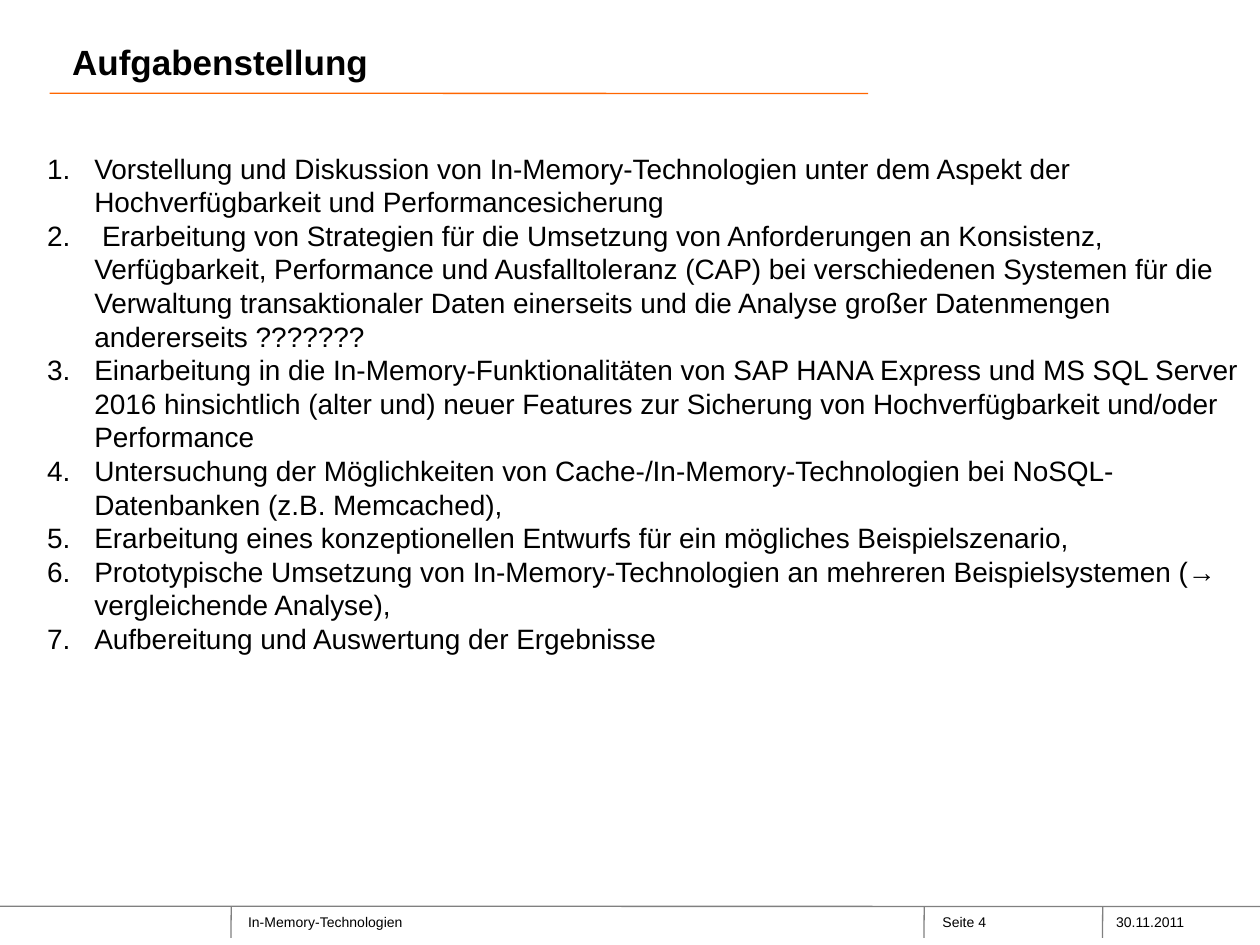
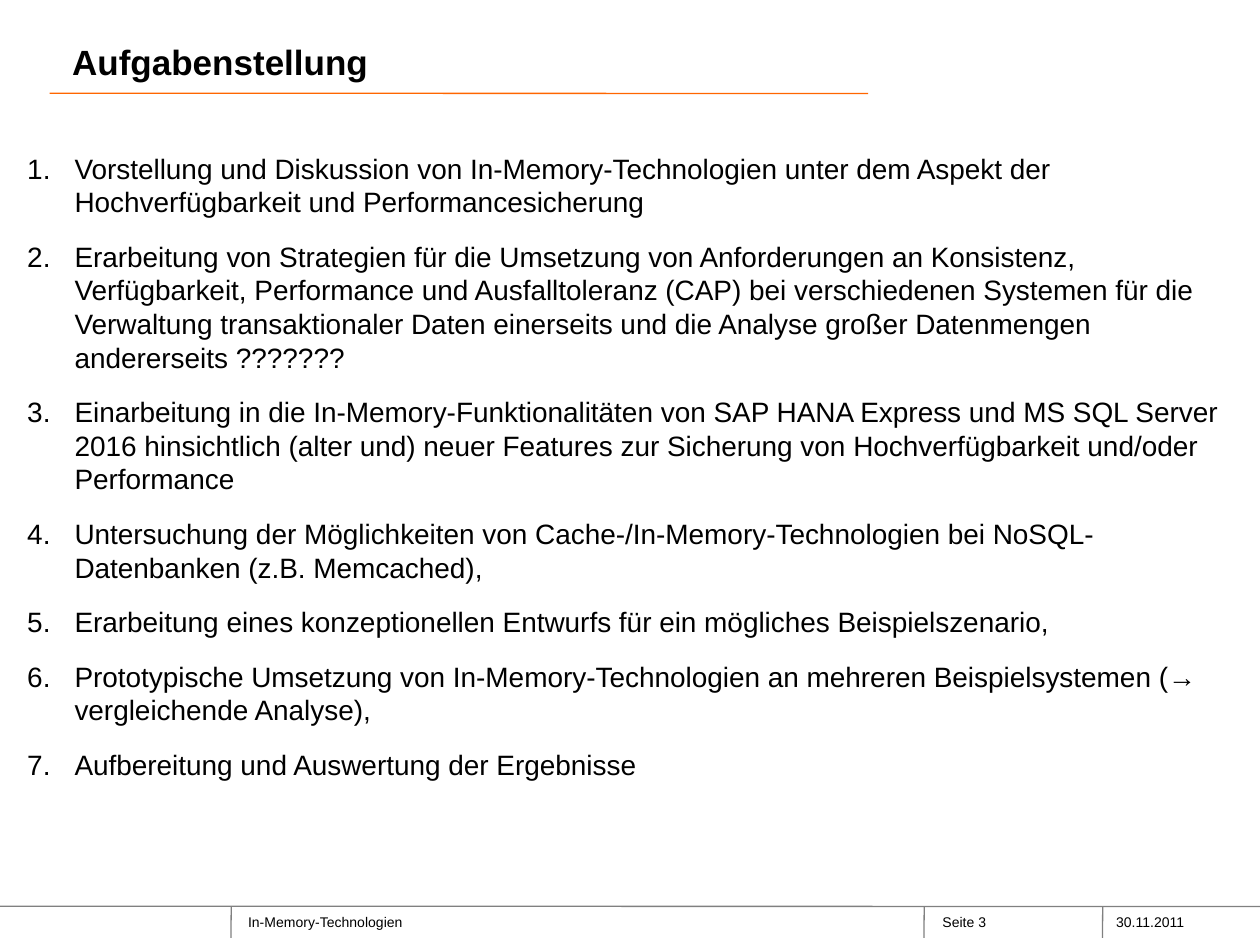
Before and after one commit to Philwi/ProjektseminarInMemory, a slide deck: slide 3 of Moritz.pptx (slide 4 before the commit). Drawn at 1260x945 pixels with LibreOffice and Linux fonts; fonts in the diff are those of the drawing; background and template pictures are left out. Boxes give left, top, right and bottom in pixels: in the first picture for what was removed or moved away, otherwise in the second. Text is boxed around its words. In the diff, an @@ line names an element or a change of style, - is before the commit and + after.

```diff
--- a/Moritz.pptx
+++ b/Moritz.pptx
@@ text "Vorstellung und Diskussion von In-Memory-Technologien ..." moved from (x1=94, y1=158, x2=1237, y2=654) to (x1=75, y1=158, x2=1217, y2=780) @@
@@ text "Vorstellung und Diskussion von In-Memory-Technologien ..." at (x1=75, y1=158, x2=1217, y2=780): more space between paragraphs @@
@@ page number at (x1=942, y1=917, x2=986, y2=927): text changed @@
-Seite 4
+Seite 3
```
Also in this commit, not shown: 8 other slides changed, 3 slides added, 3 slides removed.
